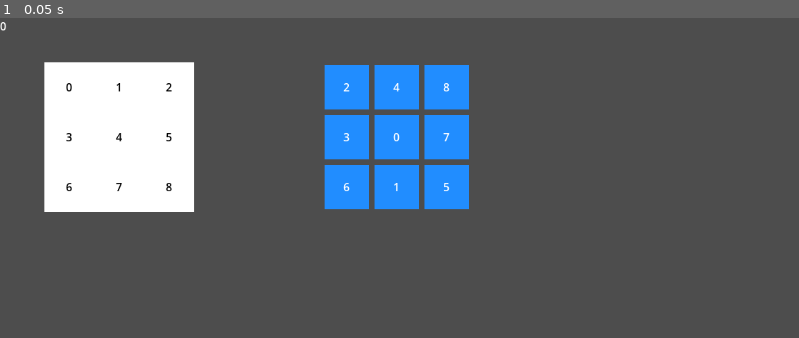
Above: before the commit, frame 1.
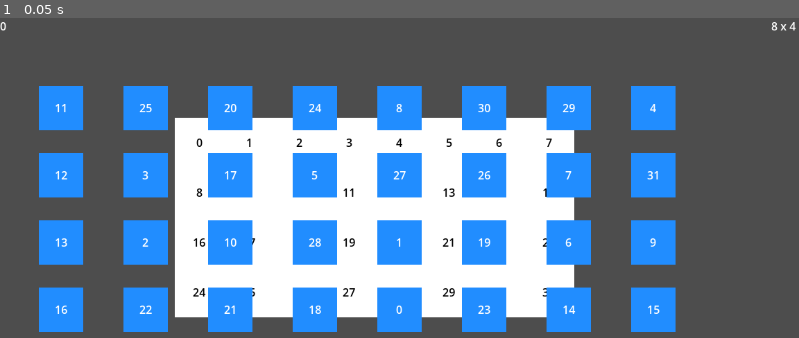
Above: after the commit, the same moment.

Repository: wildpachi/saw-game
Game: Godot game, scene res://scenes/main.tscn
The game is run twice, just before and just after one commit, with the same random seed, the same clock (stepped at 60 frames per second) and the same inputs.
Inputs:
- Up to frame 1 (0.05 s): no input

The runs differ from the first frame. In frame 1, 50% of the frame differs, in the area x 4-100%, y 1-99%.

Commit message:
rewrote spawn handling

Diff:
--- a/scenes/main.tscn
+++ b/scenes/main.tscn
@@ -1,8 +1,7 @@
-[gd_scene load_steps=4 format=3 uid="uid://citkeac12b4qf"]
+[gd_scene load_steps=3 format=3 uid="uid://citkeac12b4qf"]
 
 [ext_resource type="Script" path="res://scenes/main.gd" id="1_i0v2x"]
-[ext_resource type="Script" path="res://scenes/slots.gd" id="2_qx1w7"]
-[ext_resource type="Script" path="res://scenes/pieces.gd" id="3_rye37"]
+[ext_resource type="Script" path="res://scenes/puzzle.gd" id="4_xbcrq"]
 
 [node name="Main" type="Node"]
 script = ExtResource("1_i0v2x")
@@ -12,10 +11,30 @@
 offset_right = 40.0
 offset_bottom = 23.0
 
-[node name="SlotSpawn" type="Node2D" parent="."]
+[node name="Puzzle" type="Node" parent="."]
+script = ExtResource("4_xbcrq")
+
+[node name="PuzzleTexture" type="TextureRect" parent="Puzzle"]
 unique_name_in_owner = true
-script = ExtResource("2_qx1w7")
+visible = false
+custom_minimum_size = Vector2(1600, 900)
+offset_right = 864.0
+offset_bottom = 1080.0
 
-[node name="PieceSpawn" type="Node2D" parent="."]
-unique_name_in_owner = true
-script = ExtResource("3_rye37")
+[node name="PuzzleSize" type="Label" parent="Puzzle"]
+anchors_preset = 1
+anchor_left = 1.0
+anchor_right = 1.0
+offset_left = -40.0
+offset_bottom = 23.0
+grow_horizontal = 0
+
+[node name="PuzzleSpawnLocation" type="Control" parent="Puzzle"]
+layout_mode = 3
+anchors_preset = 8
+anchor_left = 0.5
+anchor_top = 0.5
+anchor_right = 0.5
+anchor_bottom = 0.5
+grow_horizontal = 2
+grow_vertical = 2
--- a/scenes/piece/piece.gd
+++ b/scenes/piece/piece.gd
@@ -26,7 +26,8 @@
 				selected = true
 				z_index = 100
 			if Input.is_action_pressed("mouse_click"):
-				global_position = get_global_mouse_position() - mousePos
+				if mousePos:
+					global_position = get_global_mouse_position() - mousePos
 			elif Input.is_action_just_released("mouse_click"):
 				Global.is_dragging = false
 				selected = false
--- a/scenes/pieces.gd
+++ /dev/null
@@ -1,26 +0,0 @@
-extends Node2D
-
-@export var rows : int = 3
-@export var columns : int = 3
-
-# Called when the node enters the scene tree for the first time.
-func _ready():
-	var piece_scene = preload("res://scenes/piece/piece.tscn")
-
-	var locations = range(0, rows*columns,1)
-	randomize()
-	locations.shuffle()
-
-	for i in range(0,rows*columns,1):
-		var piece = piece_scene.instantiate()
-		var x = fmod(i, columns)
-		var y = i / columns
-
-		piece.value = locations[i]
-		piece.position = Vector2(72 * x + 500, 72 * y + 100)
-		piece.add_to_group('pieces')
-		%PieceSpawn.add_child(piece)
-
-# Called every frame. 'delta' is the elapsed time since the previous frame.
-func _process(delta):
-	pass
--- /dev/null
+++ b/scenes/puzzle.gd
@@ -0,0 +1,33 @@
+extends Node
+
+var pieceSize = 200
+var piecesX : int
+var piecesY : int
+
+var puzzleWidth : int = 1600
+var puzzleHeight : int = 900
+
+# Called when the node enters the scene tree for the first time.
+func _ready():
+	if %PuzzleTexture.texture:
+		puzzleWidth = %PuzzleTexture.texture.get_width()
+		puzzleHeight = %PuzzleTexture.texture.get_height()
+
+	piecesX = puzzleWidth / pieceSize
+	piecesY = puzzleHeight / pieceSize
+	$PuzzleSize.text = str(piecesX) + " x " + str(piecesY)
+
+	var spawn_scene = preload("res://scenes/spawn/spawn.tscn")
+	$PuzzleSpawnLocation.add_child(create_spawn(spawn_scene, Global.SpawnType.SLOT))
+	$PuzzleSpawnLocation.add_child(create_spawn(spawn_scene, Global.SpawnType.PIECE))
+
+# Called every frame. 'delta' is the elapsed time since the previous frame.
+func _process(delta):
+	pass
+
+func create_spawn(scene, type):
+	var spawn = scene.instantiate()
+	spawn.type = type
+	spawn.columns = piecesX
+	spawn.rows = piecesY
+	return spawn
--- a/scenes/slots.gd
+++ /dev/null
@@ -1,26 +0,0 @@
-extends Node2D
-
-@export var rows : int = 3
-@export var columns : int = 3
-
-# Called when the node enters the scene tree for the first time.
-func _ready():
-	var slot_scene = preload("res://scenes/slot/slot.tscn")
-
-	var locations = range(0, rows*columns,1)
-	randomize()
-	locations.shuffle()
-
-	for i in range(0,rows*columns,1):
-		var slot = slot_scene.instantiate()
-		var x = fmod(i, columns)
-		var y = i / columns
-
-		slot.value = i
-		slot.position = Vector2(72 * x + 100, 72 * y + 100)
-		%SlotSpawn.add_child(slot)
-
-
-# Called every frame. 'delta' is the elapsed time since the previous frame.
-func _process(delta):
-	pass
--- /dev/null
+++ b/scenes/spawn/spawn.gd
@@ -0,0 +1,43 @@
+extends Node2D
+
+@export var type : int
+@export var rows : int = 3
+@export var columns : int = 3
+
+@export var size : int = 72
+
+var spread : Vector2 = Vector2(0,0)
+var scene : PackedScene = null
+var shuffle : bool = false
+
+# Called when the node enters the scene tree for the first time.
+func _ready():
+	match type:
+		Global.SpawnType.SLOT:
+			scene = preload("res://scenes/slot/slot.tscn")
+			shuffle = false
+		Global.SpawnType.PIECE:
+			scene = preload("res://scenes/piece/piece.tscn")
+			shuffle = true
+			spread = Vector2(50, 25)
+
+	if scene:
+		var locations = range(0, rows*columns,1)
+		randomize()
+		locations.shuffle()
+
+		var offsetH = -int((size + spread.x) * float(columns / 2))
+		var offsetV = -int((size + spread.y) * float(rows / 2))
+
+		for i in range(0,rows*columns,1):
+			var child = scene.instantiate()
+			var x = fmod(i, columns)
+			var y = i / columns
+
+			child.value = locations[i] if shuffle else i
+			child.position = Vector2(((size + spread.x) * x) + offsetH, ((size + spread.y) * y) + offsetV)
+			self.add_child(child)
+
+# Called every frame. 'delta' is the elapsed time since the previous frame.
+func _process(delta):
+	pass
--- /dev/null
+++ b/scenes/spawn/spawn.tscn
@@ -0,0 +1,6 @@
+[gd_scene load_steps=2 format=3 uid="uid://dmhjejtkscxh2"]
+
+[ext_resource type="Script" path="res://scenes/spawn/spawn.gd" id="1_41elt"]
+
+[node name="Spawn" type="Node2D"]
+script = ExtResource("1_41elt")
--- a/scripts/global.gd
+++ b/scripts/global.gd
@@ -1,6 +1,11 @@
 extends Node
 
 @export var is_dragging = false
+
+enum SpawnType {
+	SLOT,
+	PIECE
+}
 
 enum Side {
 	NONE,
